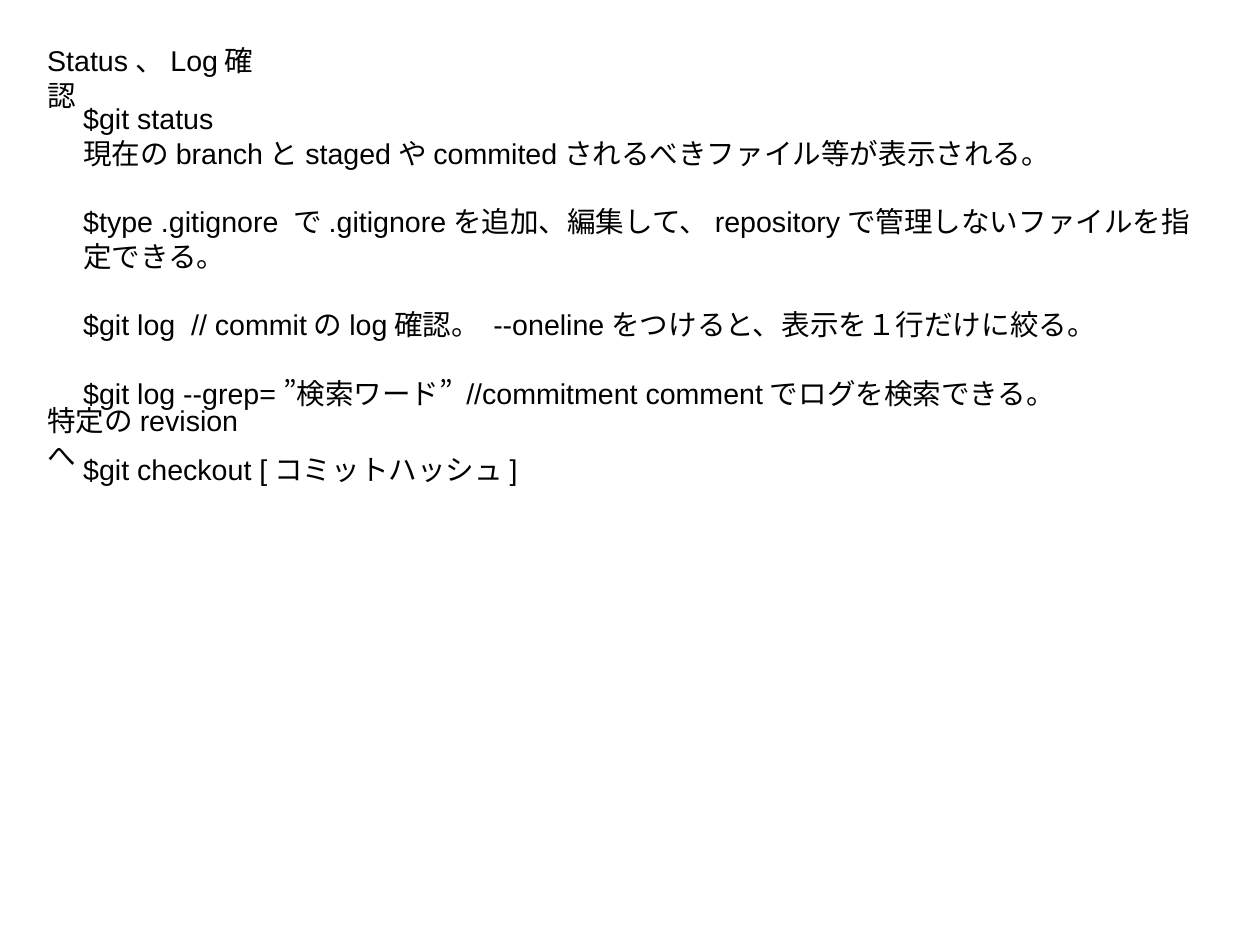
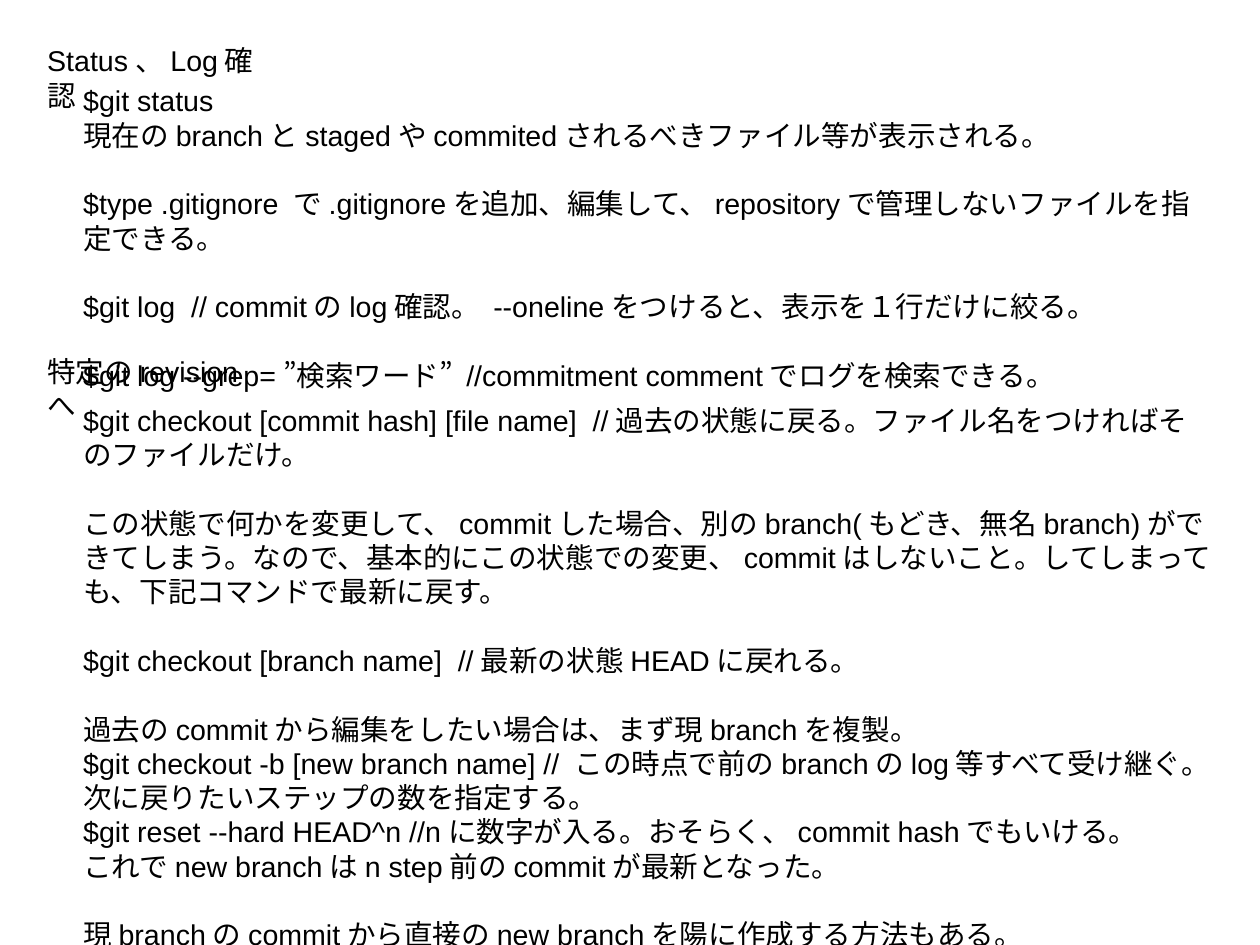
Before and after one commit to HiroumiTani/sample, a slide deck: slide 2 of how-to-git.odp. Drawn at 1260x945 pixels with LibreOffice and Linux fonts; fonts in the diff are those of the drawing. Boxes give left, top, right and bottom in pixels: in the first picture for what was removed or moved away, otherwise in the second. Text is boxed around its words. In the diff, an @@ line names an element or a change of style, - is before the commit and + after.

```diff
--- a/how-to-git.odp
+++ b/how-to-git.odp
@@ text "$git status": place and size @@
-text "$git status" at (83, 108, 1096, 409)
+text "$git status" at (83, 90, 1096, 391)
@@ text "特定のrevisionへ": place and size @@
-text "特定のrevisionへ" at (47, 403, 133, 434)
+text "特定のrevisionへ" at (47, 358, 133, 389)
@@ text at (83, 407, 1211, 880): text changed @@
-$git checkout [コミットハッシュ]
+$git checkout [commit hash] [file name] //過去の状態に戻る。ファイル名をつければそのファイルだけ。
+この状態で何かを変更して、commitした場合、別のbranch(もどき、無名branch)ができてしまう。なので、基本的にこの状態での変更、commitはしないこと。してしまっても、下記コマンドで最新に戻す。
+$git checkout [branch name] //最新の状態HEADに戻れる。
+過去のcommitから編集をしたい場合は、まず現branchを複製。
+$git checkout -b [new branch name] // この時点で前のbranchのlog等すべて受け継ぐ。
+次に戻りたいステップの数を指定する。
+$git reset --hard HEAD^n //nに数字が入る。おそらく、commit hashでもいける。
+これでnew branchはn step前のcommitが最新となった。
+現branchのcommitから直接のnew branchを陽に作成する方法もある。
+$git checkout [commit hash] -b [new branch name]
```
Also in this commit, not shown: 1 other file.
